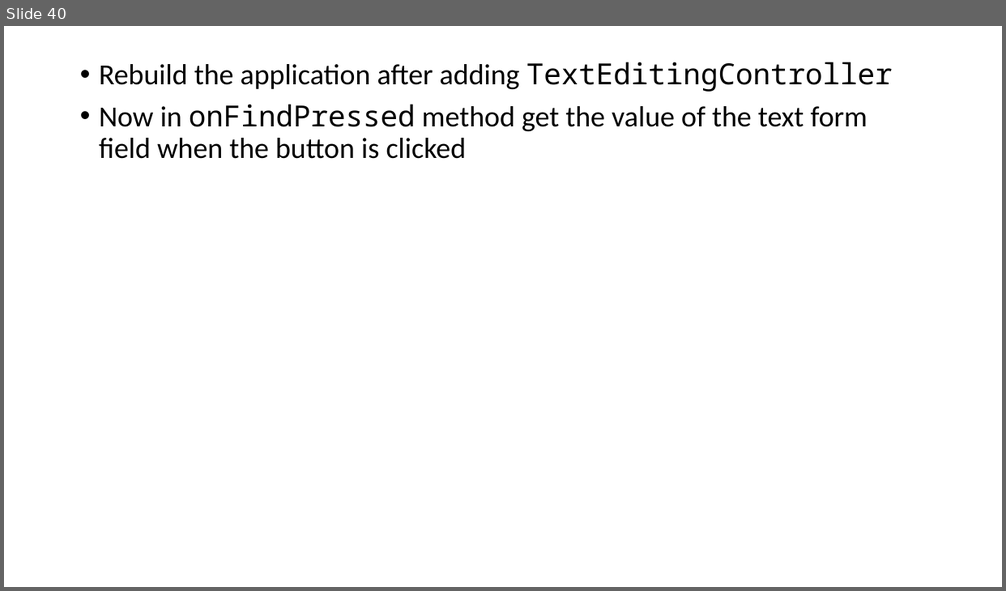
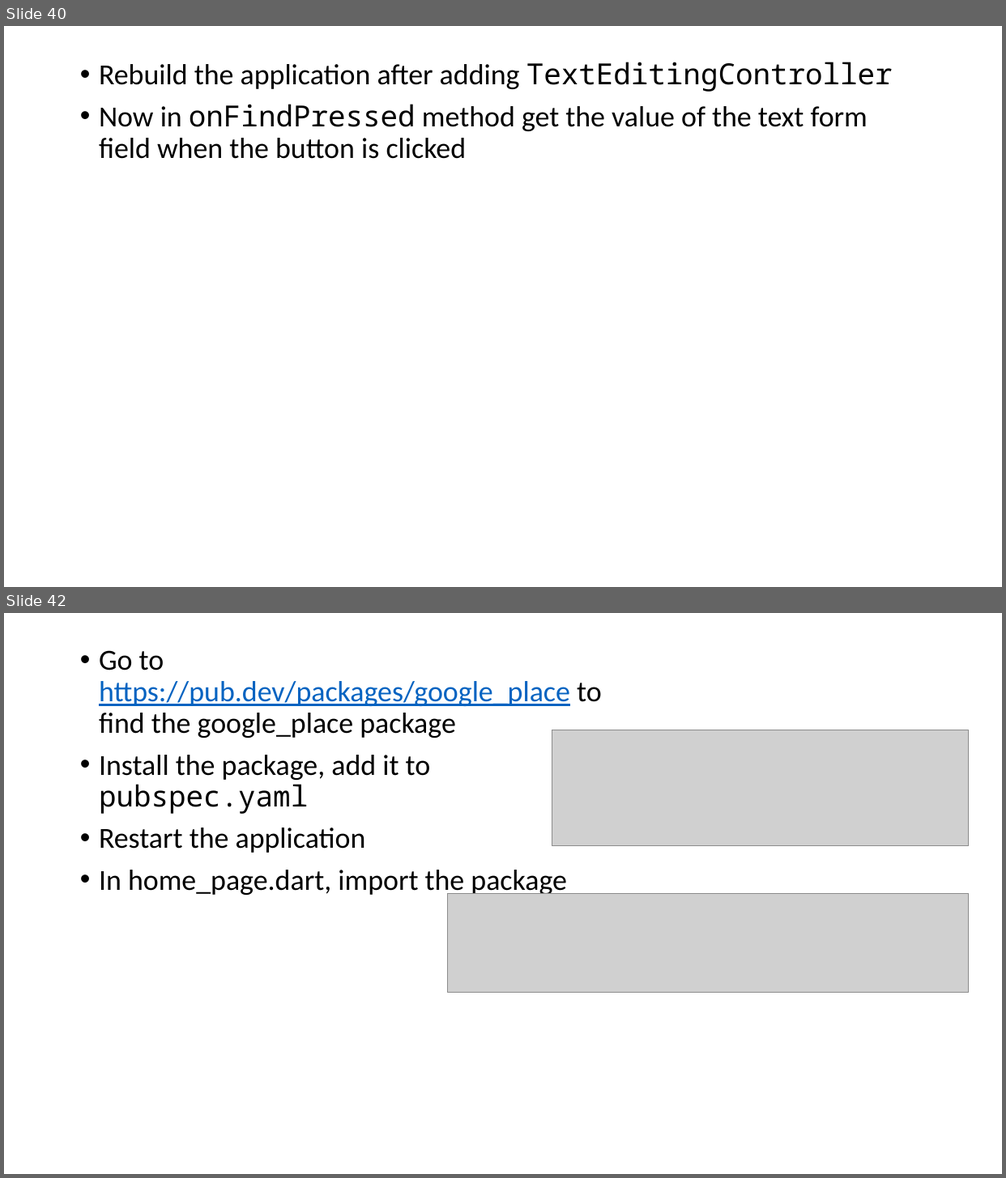
Before and after one commit to saileshbro/google_map_slide, a slide deck: slide/slide.pptx. Shown one above the other, each under a label of ours: slide 40 before the commit, slides 40 and 42 after it; the slides between them are not shown. The pictures are 1006x591 and 1006x1178 pixels, drawn with LibreOffice and Linux fonts; fonts in the diff are those of the drawing; grey boxes stand for pictures. Boxes give left, top, right and bottom in pixels: in the first picture for what was removed or moved away, otherwise in the second. Text is boxed around its words. In the diff, an @@ line names an element or a change of style, - is before the commit and + after.

Commit message:
feat: add google places api for place search

```diff
--- a/slide/slide.pptx
+++ b/slide/slide.pptx
@@ slide 42 added at bbox=[4, 613, 1002, 1174], background #FFFFFF @@
@@ text added at bbox=[99, 650, 602, 897], 28 pt, text #000000 @@
+• Go to https://pub.dev/packages/google_place to find the google_place package
+• Install the package, add it to pubspec.yaml
+• Restart the application
+• In home_page.dart, import the package
@@ picture added at bbox=[552, 730, 969, 845] @@
@@ picture added at bbox=[448, 894, 969, 993] @@
```
Also in this commit, not shown: 8 slides changed, 7 other slides added, 3 other files.
